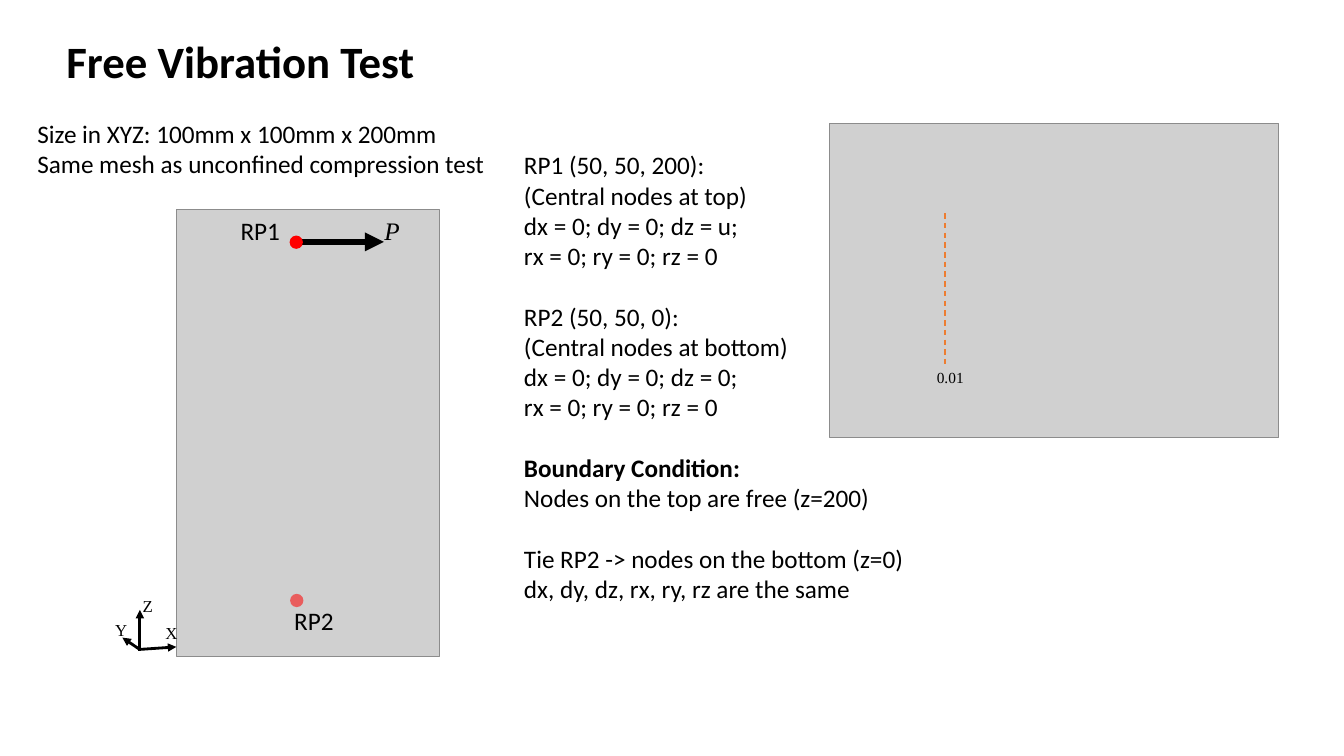
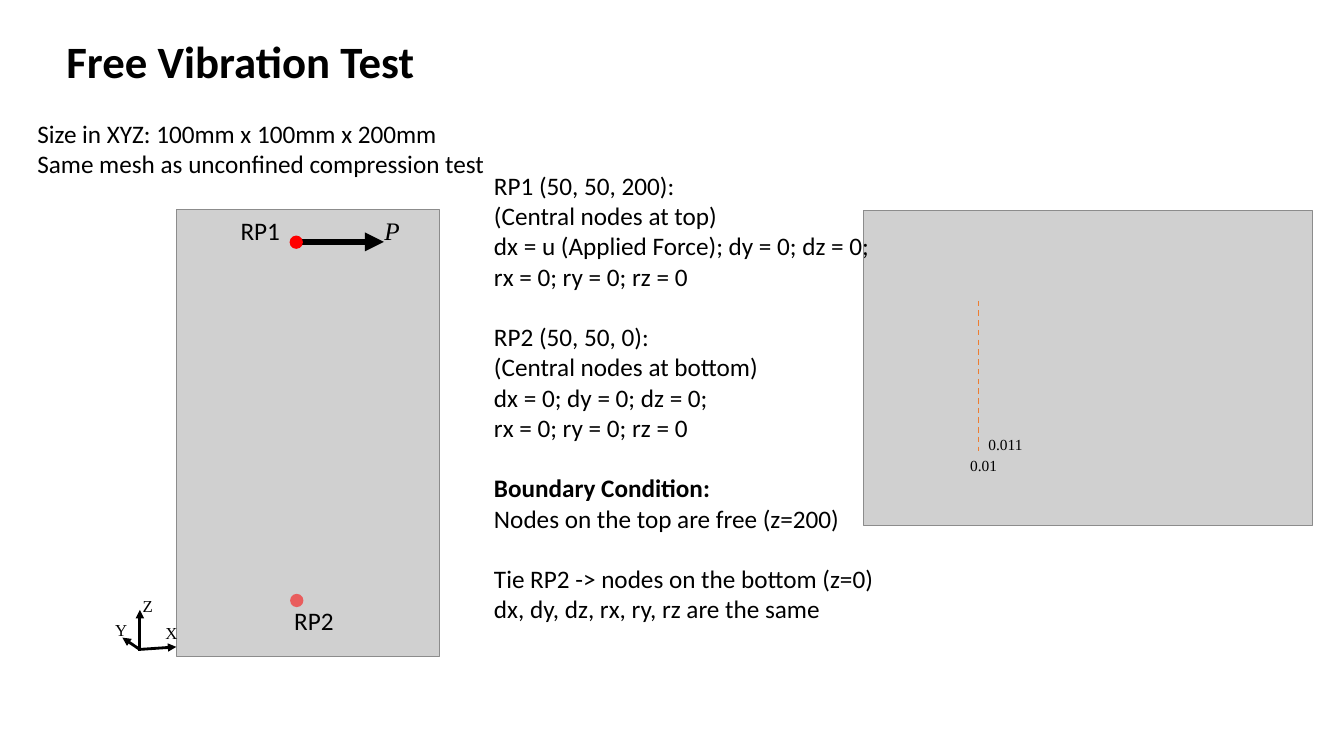
Before and after one commit to Concrete-Chrono-Development/concrete-calibration, a slide deck: slide 1 of Free Vibration test calibration/Vibration test.pptx. Drawn at 1344x756 pixels with LibreOffice and Linux fonts; fonts in the diff are those of the drawing; grey boxes stand for pictures. Boxes give left, top, right and bottom in pixels: in the first picture for what was removed or moved away, otherwise in the second. Text is boxed around its words. In the diff, an @@ line names an element or a change of style, - is before the commit and + after.

```diff
--- a/Free Vibration test calibration/Vibration test.pptx
+++ b/Free Vibration test calibration/Vibration test.pptx
@@ text "RP1 (50, 50, 200):": place and size @@
-text "RP1 (50, 50, 200):" at (524,155,903,602)
+text "RP1 (50, 50, 200):" at (494,176,873,622)
@@ text at (494,235,868,262): text changed @@
-dx = 0; dy = 0; dz = u;
+dx = u (Applied Force); dy = 0; dz = 0;
@@ picture: place and size @@
-picture at (830,123,1278,438)
+picture at (863,211,1312,525)
@@ line moved from (946, 213) - (946, 364) to (979, 300) - (979, 452) @@
@@ text added at (988,439,1022,450), 11 pt, text #000000 @@
+0.011
@@ text "0.01": place and size @@
-text "0.01" at (937,372,964,383)
+text "0.01" at (970,460,997,471)
```
